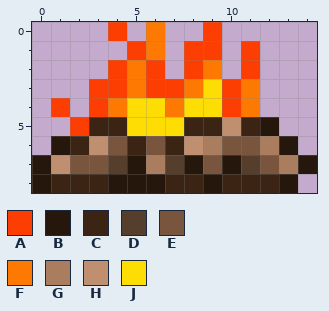
A pixel-art sprite gets an edit: src/Items/Placeable/DarkSoulsBonfire.png. This is how it looked before the edit.
The file is 30x18 pixels, drawn in blocks of 2x2; one block is one cell here. Colours within 5 levels of each other are drawn and written as one.
Palette (. is transparent): A #fd3e03  B #26170c  C #3b2413  D #563e2c  E #78553c  F #fe7902  G #a97d5d  H #bf8f6f  J #fddd03
And afterwards:
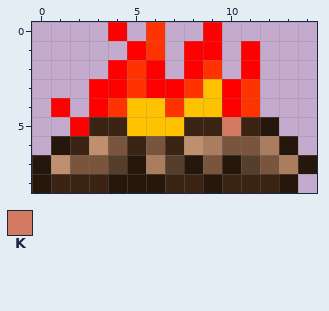
Colours new in this view: K #d47962
From old to new:
colour A: #fd3e03 -> #ff0000
colour F: #fe7902 -> #ff3300
colour J: #fddd03 -> #ffc200
y 5: x 10 H -> K
Boxes around the changes in both pictures, in picture pixels (x1, y1, x2, y2):
changed: (51, 22, 260, 136)
